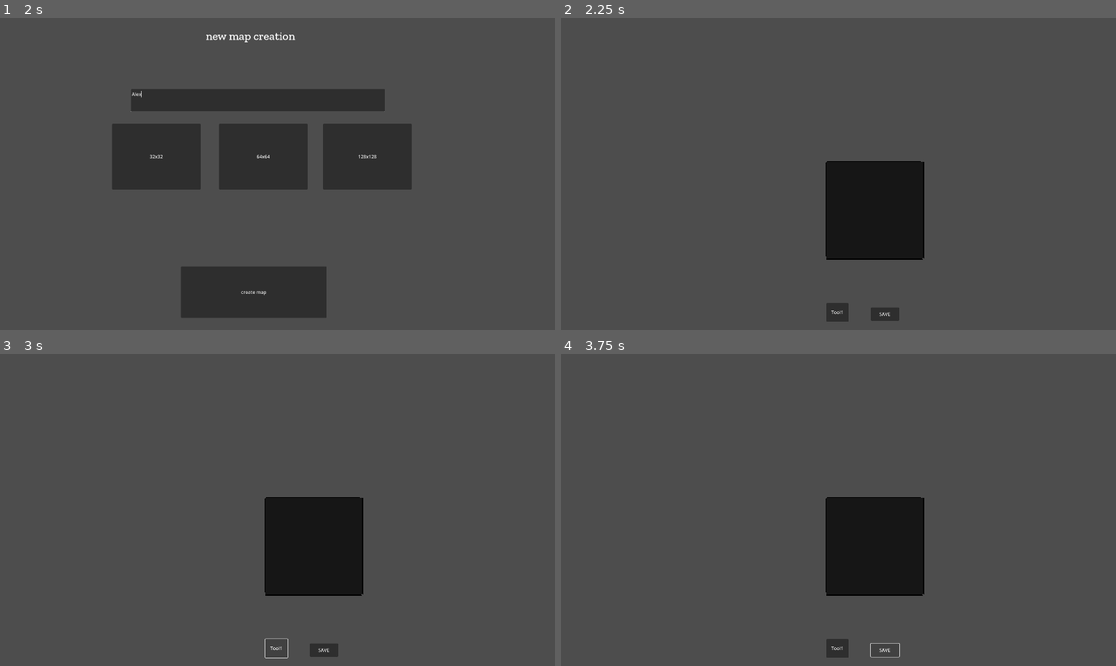
Above: before the commit, frames 1-4 (two rows, left to right).
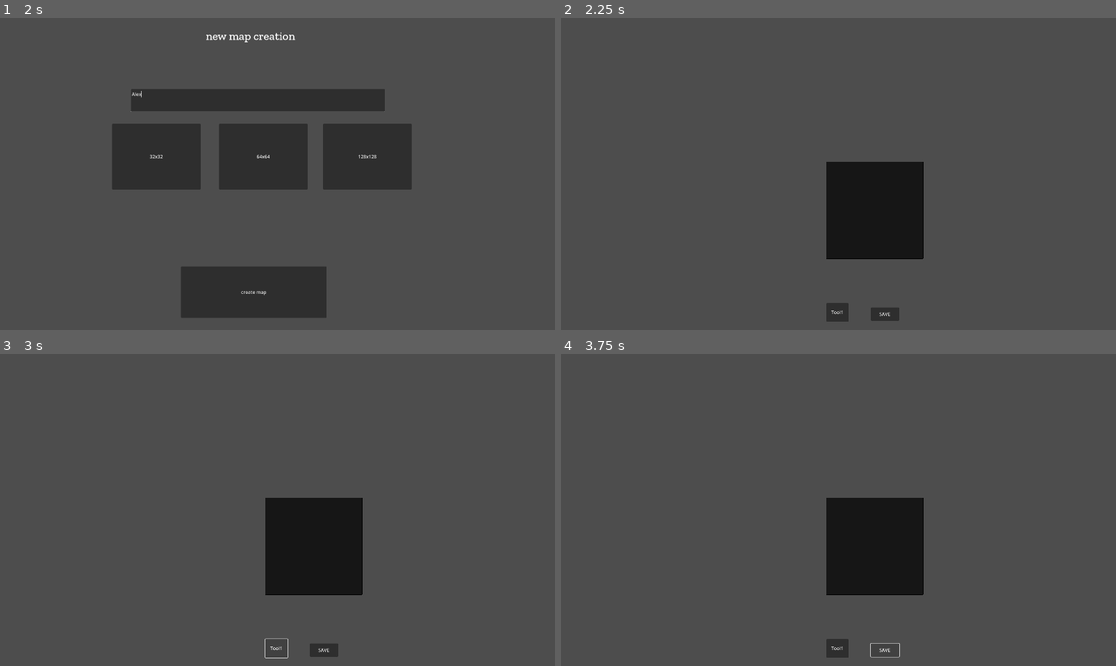
Above: after the commit, the same moments.

Repository: Willeujeans/mapIdea
Game: Godot game, scene res://Scenes/shell.tscn
Two runs of this game, one before a commit and one after it. Both use one fixed random seed, a clock stepped at 60 frames per second and the inputs below.
Inputs (mouse positions are in pixels of both pictures, inside the frame that each line leads up to):
- Up to frame 1 (2 s): click "+" at 0.5 s; click (255, 99) at 1.27 s; type "Alex" at 1.35 s
- Up to frame 2 (2.25 s): click "create map" at 2 s
- Up to frame 3 (3 s): click "Tool1" at 2.75 s
- Up to frame 4 (3.75 s): click "SAVE" at 3.5 s

Frame 1 is identical in both runs. In frame 2, 0.2% of the frame differs, in the area x 47-66%, y 45-78%; in frame 3, 0.2%; in frame 4, 0.2%.
Error in both runs: Attempt to call function 'list_dir_begin' in base 'null instance' on a null instance. (res://Scripts/s_directoryScanner.gd:7)

Commit message:
added different types of squares

Diff:
--- a/Scenes/block.tscn
+++ b/Scenes/block.tscn
@@ -1,8 +1,7 @@
 [gd_scene load_steps=6 format=3 uid="uid://nvexp26y0on7"]
 
 [ext_resource type="Script" path="res://Scripts/s_block.gd" id="1_e4g4i"]
-
-[sub_resource type="BoxMesh" id="BoxMesh_ymnxk"]
+[ext_resource type="ArrayMesh" uid="uid://c7e1k4hwmptx1" path="res://models/regular.obj" id="2_acrrp"]
 
 [sub_resource type="BoxShape3D" id="BoxShape3D_3js14"]
 
@@ -17,7 +16,8 @@
 script = ExtResource("1_e4g4i")
 
 [node name="box" type="MeshInstance3D" parent="."]
-mesh = SubResource("BoxMesh_ymnxk")
+transform = Transform3D(0.5, 0, 0, 0, 0.5, 0, 0, 0, 0.5, 0, 0, 0)
+mesh = ExtResource("2_acrrp")
 
 [node name="Area3D" type="Area3D" parent="."]
 
@@ -30,4 +30,3 @@
 mesh = SubResource("PlaneMesh_qyc7s")
 
 [connection signal="mouse_entered" from="Area3D" to="." method="_on_area_3d_mouse_entered"]
-[connection signal="mouse_exited" from="Area3D" to="." method="_on_area_3d_mouse_exited"]
--- a/Scenes/player.tscn
+++ b/Scenes/player.tscn
@@ -1,17 +1,17 @@
 [gd_scene load_steps=3 format=3 uid="uid://bgmmn2hvtjrvt"]
 
-[ext_resource type="Script" path="res://Scripts/s_userMovement.gd" id="1_ia0uv"]
+[ext_resource type="Script" path="res://Scripts/s_userControls.gd" id="1_qntdn"]
 [ext_resource type="Script" path="res://Scripts/s_mapControls.gd" id="2_pjc2v"]
 
 [node name="player" type="Node3D"]
+script = ExtResource("1_qntdn")
 
-[node name="Camera3D" type="Camera3D" parent="."]
+[node name="playerCamera" type="Camera3D" parent="."]
 transform = Transform3D(1, 0, 0, 0, -4.37114e-08, 1, 0, -1, -4.37114e-08, 0, 19.513, 0)
 fov = 20.0
 size = 5.0
-script = ExtResource("1_ia0uv")
 
-[node name="Control" type="Control" parent="Camera3D"]
+[node name="Control" type="Control" parent="playerCamera"]
 layout_mode = 3
 anchors_preset = 7
 anchor_left = 0.5
@@ -25,7 +25,7 @@
 grow_vertical = 0
 script = ExtResource("2_pjc2v")
 
-[node name="ToolButton" type="Button" parent="Camera3D/Control"]
+[node name="ToolButton" type="Button" parent="playerCamera/Control"]
 layout_mode = 0
 offset_left = 916.0
 offset_top = 49.0
@@ -33,7 +33,7 @@
 offset_bottom = 113.0
 text = "Tool1"
 
-[node name="saveButton" type="Button" parent="Camera3D/Control"]
+[node name="saveButton" type="Button" parent="playerCamera/Control"]
 layout_mode = 0
 offset_left = 1070.0
 offset_top = 64.0
@@ -41,11 +41,11 @@
 offset_bottom = 110.0
 text = "SAVE"
 
-[connection signal="mouse_entered" from="Camera3D/Control" to="Camera3D/Control" method="_on_mouse_entered"]
-[connection signal="mouse_exited" from="Camera3D/Control" to="Camera3D/Control" method="_on_mouse_exited"]
-[connection signal="mouse_entered" from="Camera3D/Control/ToolButton" to="Camera3D/Control" method="_on_tool_button_mouse_entered"]
-[connection signal="mouse_exited" from="Camera3D/Control/ToolButton" to="Camera3D/Control" method="_on_tool_button_mouse_exited"]
-[connection signal="pressed" from="Camera3D/Control/ToolButton" to="Camera3D/Control" method="_on_tool_button_pressed"]
-[connection signal="mouse_entered" from="Camera3D/Control/saveButton" to="Camera3D/Control" method="_on_save_button_mouse_entered"]
-[connection signal="mouse_exited" from="Camera3D/Control/saveButton" to="Camera3D/Control" method="_on_save_button_mouse_exited"]
-[connection signal="pressed" from="Camera3D/Control/saveButton" to="Camera3D/Control" method="_on_save_button_pressed"]
+[connection signal="mouse_entered" from="playerCamera/Control" to="playerCamera/Control" method="_on_mouse_entered"]
+[connection signal="mouse_exited" from="playerCamera/Control" to="playerCamera/Control" method="_on_mouse_exited"]
+[connection signal="mouse_entered" from="playerCamera/Control/ToolButton" to="playerCamera/Control" method="_on_tool_button_mouse_entered"]
+[connection signal="mouse_exited" from="playerCamera/Control/ToolButton" to="playerCamera/Control" method="_on_tool_button_mouse_exited"]
+[connection signal="pressed" from="playerCamera/Control/ToolButton" to="playerCamera/Control" method="_on_tool_button_pressed"]
+[connection signal="mouse_entered" from="playerCamera/Control/saveButton" to="playerCamera/Control" method="_on_save_button_mouse_entered"]
+[connection signal="mouse_exited" from="playerCamera/Control/saveButton" to="playerCamera/Control" method="_on_save_button_mouse_exited"]
+[connection signal="pressed" from="playerCamera/Control/saveButton" to="playerCamera/Control" method="_on_save_button_pressed"]
--- a/Scripts/s_block.gd
+++ b/Scripts/s_block.gd
@@ -1,11 +1,19 @@
 extends Node3D
 var mapLocation = Vector3(0,0,0)
 var mat = null
-var mouseInside = false
-var terrainType = "d"
+var terrainType = "b"
 var shapeType = 0
-var shapeTypes = [BoxMesh.new() , CylinderMesh.new()]
 @onready var shell = get_tree().get_root().get_node("shell")
+@onready var allSides = load("res://models/allSides.obj")
+@onready var bottom = load("res://models/bottom.obj")
+@onready var bottomLeft = load("res://models/bottomLeft.obj")
+@onready var bottomRight = load("res://models/bottomRight.obj")
+@onready var left = load("res://models/left.obj")
+@onready var regular = load("res://models/regular.obj")
+@onready var right = load("res://models/right.obj")
+@onready var top = load("res://models/top.obj")
+@onready var topLeft = load("res://models/topLeft.obj")
+@onready var topRight = load("res://models/topRight.obj")
 
 func set_TerrainType(in_terrain):
 	terrainType = in_terrain
@@ -17,28 +25,8 @@
 	shapeType = in_shapeType
 
 func _ready():
-	if shapeType == 1:
-		get_node("box").scale.y = 0.5
-	var newMesh = shapeTypes[shapeType]
-	get_node("box").set_mesh(newMesh)
 	var colorBasedOnHeight = Color(mapLocation.y*0.1,mapLocation.y*0.1,mapLocation.y*0.1,1)
 	createMaterial(colorBasedOnHeight)
-	mouseInside = false
-
-func _process(delta):
-	if Input.is_action_just_released("clicked"):
-		if mouseInside:
-			get_parent().currentHeight = mapLocation.y
-	if Input.is_action_pressed("clicked"):
-		if mouseInside:
-			if get_parent().currentHeight == mapLocation.y:
-				if shell.get_node("tmp").UIlock == false:
-					get_parent().createSquare(position, mapLocation)
-	if Input.is_action_pressed("otherClicked"):
-		if mouseInside:
-			if get_parent().currentHeight == mapLocation.y:
-				if shell.get_node("tmp").UIlock == false:
-					get_parent().destroySquare(position, mapLocation)
 
 func createMaterial(colorInput):
 	var myMaterial = StandardMaterial3D.new()
@@ -48,9 +36,6 @@
 	$box.set_surface_override_material(0, myMaterial)
 
 func _on_area_3d_mouse_entered():
-	if !Input.is_action_pressed("clicked"):
-		get_parent().currentHeight = mapLocation.y
-	mouseInside = true
-
-func _on_area_3d_mouse_exited():
-	mouseInside = false
+	var playerController = shell.get_node("container").get_node("mapWorld").get_node("player")
+	playerController.set_HoveredBlock(self)
+	playerController.set_Height()
--- a/Scripts/s_fileImporter.gd
+++ b/Scripts/s_fileImporter.gd
@@ -43,7 +43,7 @@
 	for n in in_array:
 		if n != "a":
 			var newBlock = blockScene.instantiate()
-			newBlock.terrainType = n
+			newBlock.set_TerrainType(n)
 			newBlock.mapLocation = Vector3(index.x, index.y, index.z)
 			matrix[index.x][index.y][index.z] = newBlock
 		else:
--- a/Scripts/s_map.gd
+++ b/Scripts/s_map.gd
@@ -7,6 +7,7 @@
 var matrix = []
 var currentTerrain = "w"
 var currentShape = 0
+@onready var allSides = load("res://models/allSides.obj")
 
 func _ready():
 	print("mapManager loaded...")
@@ -52,6 +53,7 @@
 			newBlock.position = Vector3(positionForCubes.x, 1, positionForCubes.z)
 			positionForCubes.x += scaleForCubes.x
 			newBlock.mapLocation = Vector3(j, 0, i)
+			newBlock.set_TerrainType("b")
 			set_MatrixAtIndex(j,0,i,newBlock)
 			add_child(newBlock)
 		positionForCubes.z += 0.5
@@ -63,13 +65,28 @@
 	newMapBlock.set_ShapeType(currentShape)
 	set_MatrixAtIndex(mapPosition.x,mapPosition.y+1,mapPosition.z,newMapBlock)
 	newMapBlock.position = Vector3(myLocation.x,myLocation.y+scaleForCubes.y,myLocation.z)
+	checkNeighbors(newMapBlock)
 	add_child(newMapBlock)
 
-func destroySquare(myLocation, mapPosition):
-	matrix[mapPosition.x][mapPosition.y][mapPosition.z] = null
-	print("square gone")
+func destroySquare(squareToBeDestroyed):
+	if squareToBeDestroyed.terrainType != "b":
+		if squareToBeDestroyed.terrainType != "a":
+			print(squareToBeDestroyed.terrainType)
+			matrix[squareToBeDestroyed.mapLocation.x][squareToBeDestroyed.mapLocation.y][squareToBeDestroyed.mapLocation.z] = null
+			squareToBeDestroyed.queue_free()
 
 func saveCurrentMap():
 	var tmp = shell.get_node("tmp")
 	var fileExporter = shell.get_node("fileExporter")
 	fileExporter.exportFile(tmp.nameOfFile,matrix,gridSize)
+
+
+func checkNeighbors(in_cube):
+	var count = 0
+	for x in range(-1,2):
+		for z in range(-1,2):
+			var movedVector = Vector3(in_cube.mapLocation.x + x,in_cube.mapLocation.y,in_cube.mapLocation.z + z)
+			if matrix[movedVector.x][movedVector.y][movedVector.z] != null:
+				if movedVector != in_cube.mapLocation:
+					matrix[movedVector.x][movedVector.y][movedVector.z].get_node("box").mesh = allSides
+					print(matrix[movedVector.x][movedVector.y][movedVector.z].mapLocation)
--- /dev/null
+++ b/Scripts/s_userControls.gd
@@ -0,0 +1,50 @@
+extends Node3D
+@onready var shell = get_tree().get_root().get_node("shell")
+var mapManager
+var hoveredBlock
+
+# Called when the node enters the scene tree for the first time.
+func _ready():
+	mapManager = shell.get_node("container").get_node("mapWorld").get_node("mapManager")
+
+func set_HoveredBlock(in_block):
+	hoveredBlock = in_block
+
+func set_Height():
+	if !Input.is_action_pressed("clicked"):
+		if !Input.is_action_pressed("otherClicked"):
+			mapManager.currentHeight = hoveredBlock.mapLocation.y
+
+# Called every frame. 'delta' is the elapsed time since the previous frame.
+func _process(delta):
+	if Input.is_action_just_pressed("save"):
+		shell.get_node("container").get_node("mapWorld").get_node("mapManager").saveCurrentMap()
+	if Input.is_action_pressed("rotateUp"):
+		$playerCamera.rotation = $playerCamera.rotation + Vector3(.01,0,0)
+	if Input.is_action_pressed("rotateDown"):
+		$playerCamera.rotation = $playerCamera.rotation + Vector3(-.01,0,0)
+	if Input.is_action_pressed("up"):
+		$playerCamera.position = $playerCamera.position + Vector3(0,0,-0.1)
+	if Input.is_action_pressed("down"):
+		$playerCamera.position = $playerCamera.position + Vector3(0,0,0.1)
+	if Input.is_action_pressed("left"):
+		$playerCamera.position = $playerCamera.position + Vector3(-0.1,0,0)
+	if Input.is_action_pressed("right"):
+		$playerCamera.position = $playerCamera.position + Vector3(0.1,0,0)
+
+	if hoveredBlock != null:
+		if Input.is_action_pressed("clicked"):
+			if !shell.get_node("tmp").UIlock:
+				if mapManager.currentHeight == hoveredBlock.mapLocation.y:
+					mapManager.createSquare(hoveredBlock.position, hoveredBlock.mapLocation)
+
+		if Input.is_action_just_released("clicked"):
+			mapManager.currentHeight = hoveredBlock.mapLocation.y
+
+		if Input.is_action_just_released("otherClicked"):
+			mapManager.currentHeight = hoveredBlock.mapLocation.y
+
+		if Input.is_action_pressed("otherClicked"):
+			if !shell.get_node("tmp").UIlock:
+				if mapManager.currentHeight == hoveredBlock.mapLocation.y:
+					mapManager.destroySquare(hoveredBlock)
--- a/Scripts/s_userMovement.gd
+++ /dev/null
@@ -1,24 +0,0 @@
-extends Camera3D
-@onready var shell = get_tree().get_root().get_node("shell")
-
-# Called when the node enters the scene tree for the first time.
-func _ready():
-	print("player Camera loaded")
-
-
-# Called every frame. 'delta' is the elapsed time since the previous frame.
-func _process(delta):
-	if Input.is_action_just_pressed("save"):
-		shell.get_node("container").get_node("mapWorld").get_node("mapManager").saveCurrentMap()
-	if Input.is_action_pressed("rotateUp"):
-		rotation = rotation + Vector3(.01,0,0)
-	if Input.is_action_pressed("rotateDown"):
-		rotation = rotation + Vector3(-.01,0,0)
-	if Input.is_action_pressed("up"):
-		position = position + Vector3(0,0,-0.1)
-	if Input.is_action_pressed("down"):
-		position = position + Vector3(0,0,0.1)
-	if Input.is_action_pressed("left"):
-		position = position + Vector3(-0.1,0,0)
-	if Input.is_action_pressed("right"):
-		position = position + Vector3(0.1,0,0)
Not shown, added: models/allSides.obj
Not shown, added: models/allSides.obj.import
Not shown, added: models/bottom.obj
Not shown, added: models/bottom.obj.import
Not shown, added: models/bottomLeft.obj
Not shown, added: models/bottomLeft.obj.import
Not shown, added: models/bottomRight.obj
Not shown, added: models/bottomRight.obj.import
Not shown, added: models/left.obj
Not shown, added: models/left.obj.import
Not shown, added: models/regular.obj
Not shown, added: models/regular.obj.import
(and 15 more such lines)
